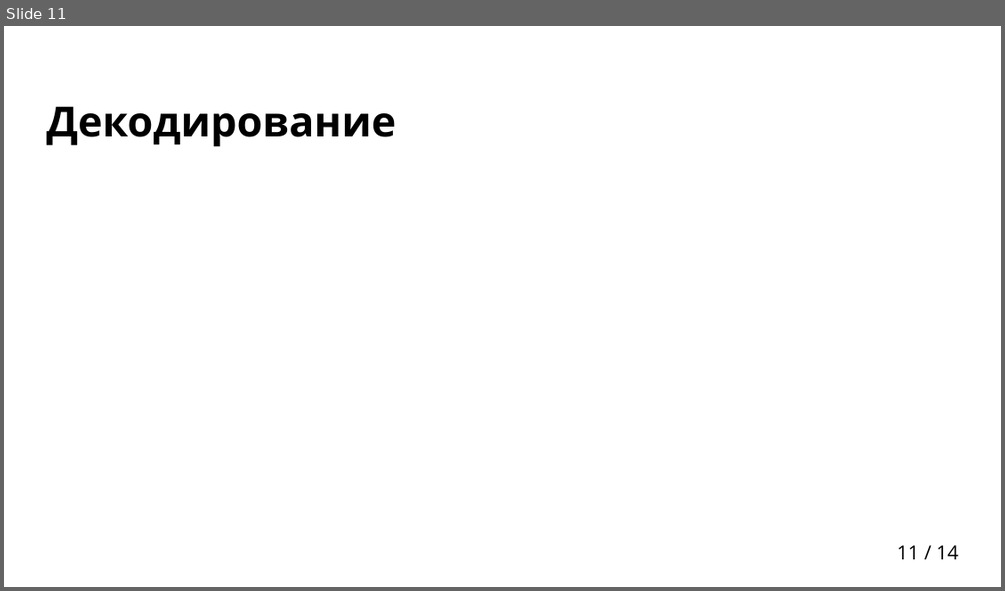
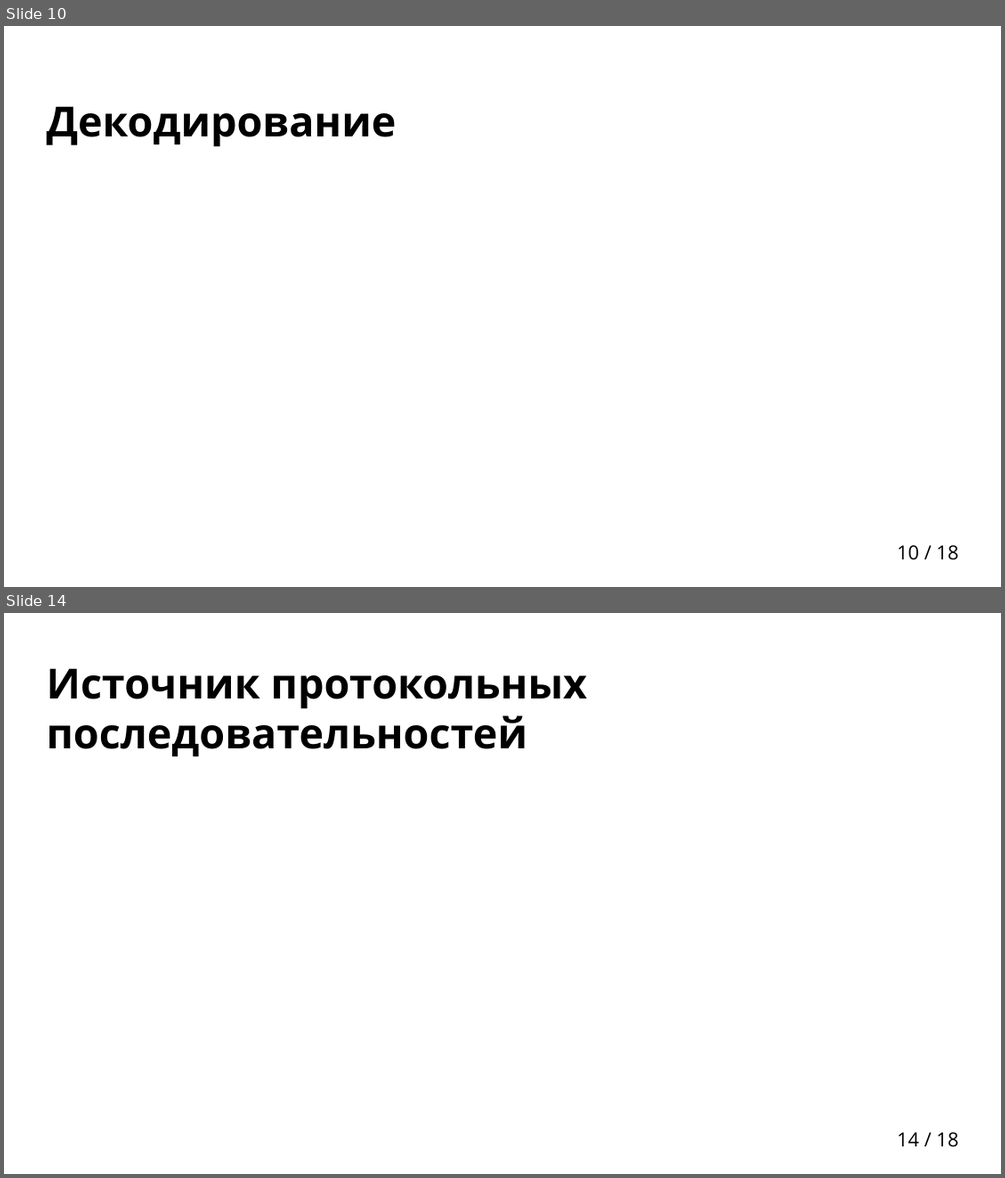
Before and after one commit to egalkin/bachelors_diploma, a slide deck: docs/presentation.pptx. Shown one above the other, each under a label of ours: slide 11 before the commit, slides 10 and 14 after it; the slides between them are not shown. The pictures are 1005x591 and 1005x1178 pixels, drawn with LibreOffice and Linux fonts; fonts in the diff are those of the drawing; grey boxes stand for pictures; background and template pictures are left out. Boxes give left, top, right and bottom in pixels: in the first picture for what was removed or moved away, otherwise in the second. Text is boxed around its words. In the diff, an @@ line names an element or a change of style, - is before the commit and + after.

```diff
--- a/docs/presentation.pptx
+++ b/docs/presentation.pptx
@@ slide 14 added at box(4, 613, 1001, 1174), background picture (left out); not listed: 1 template element that a slide beside it also shows @@
@@ title added at box(47, 668, 587, 756), 30 pt, text #000000, bold @@
+Источник протокольных последовательностей
@@ what was slide 11 is now slide 10 @@
@@ page number at box(897, 545, 958, 560): text changed @@
-11 / 14
+10 / 18
```
Also in this commit, not shown: 3 slides changed, 7 other slides added, 4 slides removed, 1 other file.
